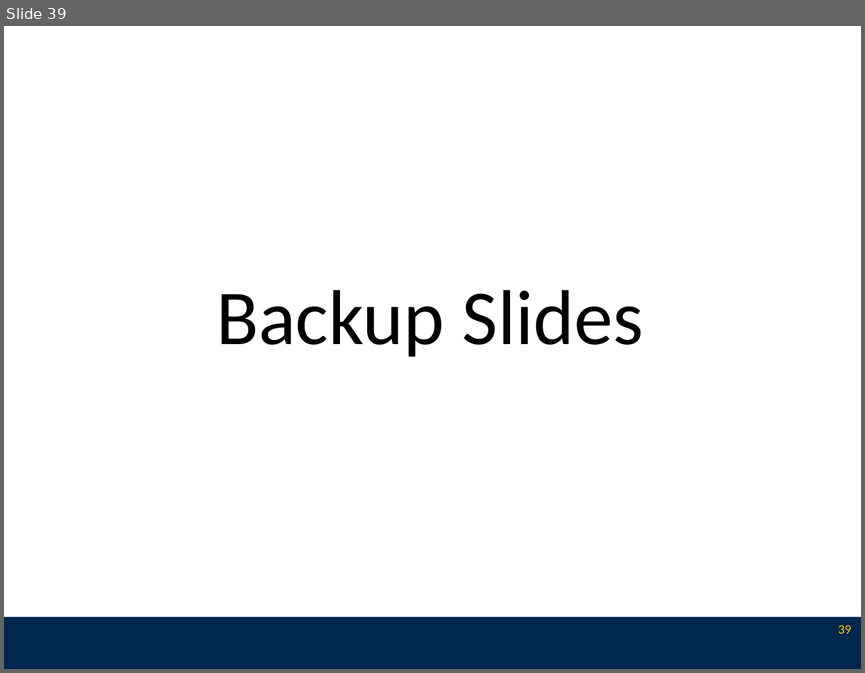
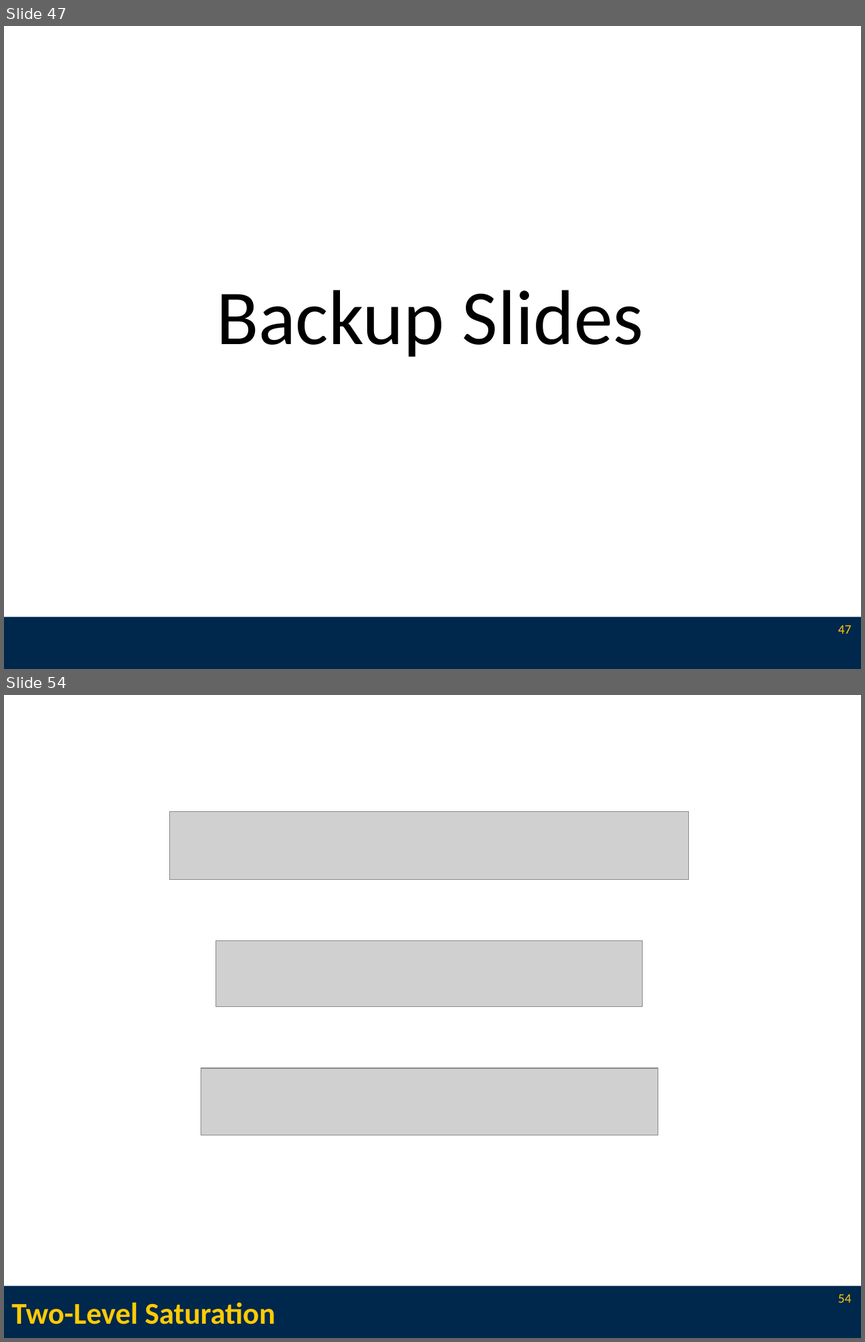
Before and after one commit to l3enny/dissertation, a slide deck: defense/presentation.odp. Shown one above the other, each under a label of ours: slide 39 before the commit, slides 47 and 54 after it; the slides between them are not shown. The pictures are 865x673 and 865x1342 pixels, drawn with LibreOffice and Linux fonts; fonts in the diff are those of the drawing; grey boxes stand for pictures; background and template pictures are left out. Boxes give left, top, right and bottom in pixels: in the first picture for what was removed or moved away, otherwise in the second. Text is boxed around its words. In the diff, an @@ line names an element or a change of style, - is before the commit and + after.

```diff
--- a/defense/presentation.odp
+++ b/defense/presentation.odp
@@ slide 54 added at <box>4,695,861,1338</box>, background #FFFFFF; not listed: 1 template element that a slide beside it also shows @@
@@ picture added at <box>170,812,688,880</box> @@
@@ picture added at <box>216,940,643,1006</box> @@
@@ picture added at <box>201,1068,658,1135</box> @@
@@ title added at <box>11,1302,275,1325</box>, 28 pt, text #FFCB05, bold @@
+Two-Level Saturation
@@ page number added at <box>838,1294,851,1303</box>, 12 pt, text #FFCB05 @@
+54
@@ what was slide 39 is now slide 47 @@
@@ page number at <box>838,625,851,634</box>: text changed @@
-39
+47
```
Also in this commit, not shown: 4 slides changed, 15 other slides added, 27 other files.
